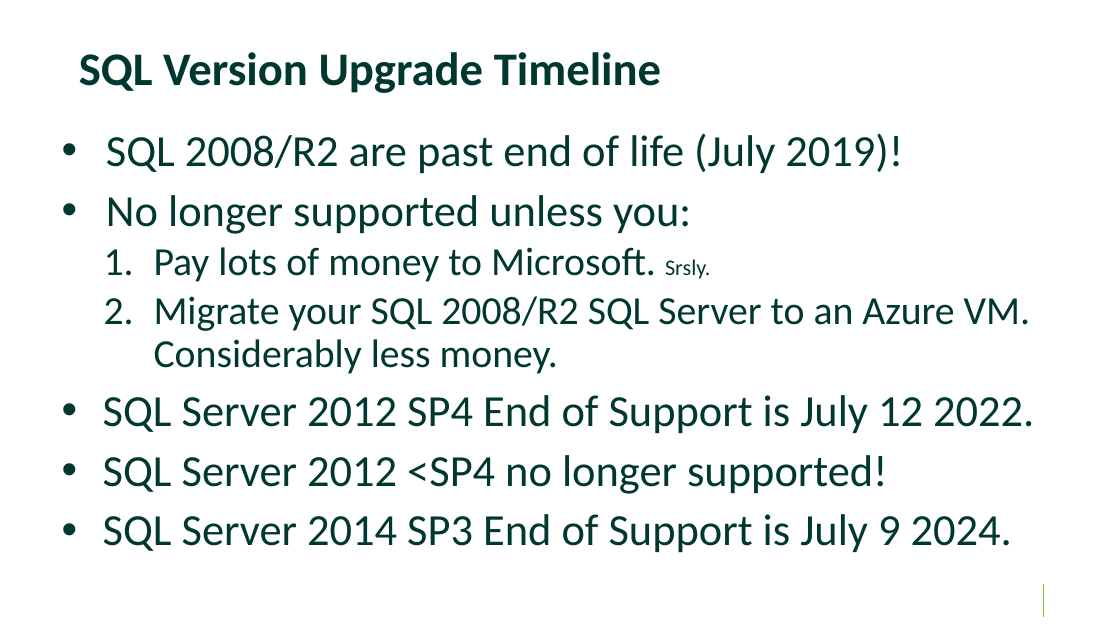
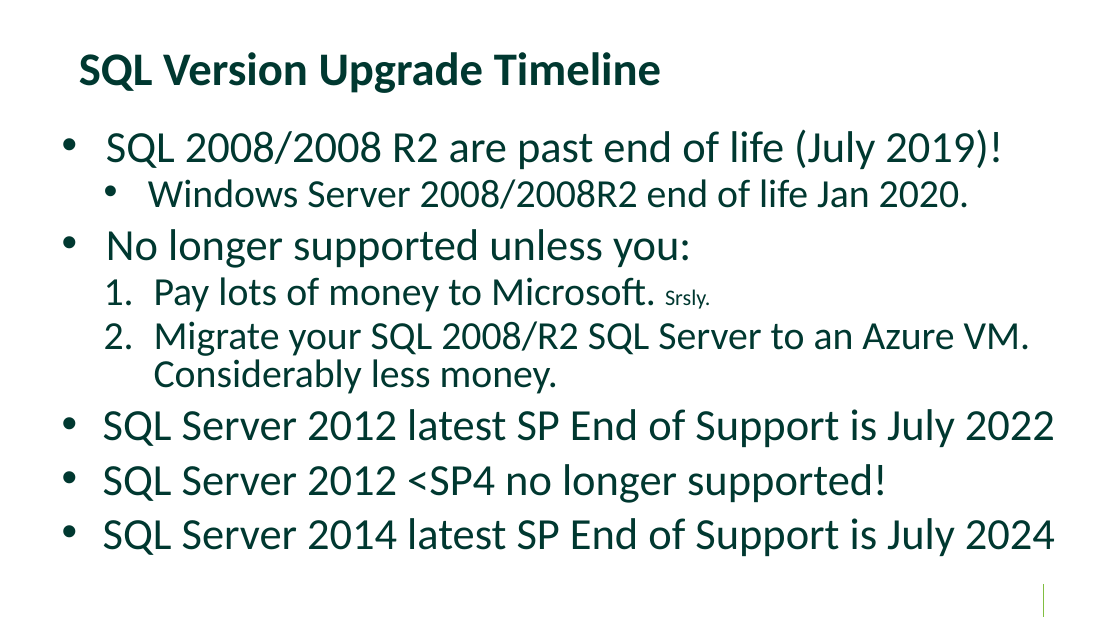
Before and after one commit to williamadba/Public-Presentations, a slide deck: slide 6 of SparkEd/The Business Case for SQL 2019.pptx (slide 7 before the commit). Drawn at 1120x630 pixels with LibreOffice and Linux fonts; fonts in the diff are those of the drawing; background and template pictures are left out. Boxes give left, top, right and bottom in pixels: in the first picture for what was removed or moved away, otherwise in the second. Text is boxed around its words. In the diff, an @@ line names an element or a change of style, - is before the commit and + after.

```diff
--- a/SparkEd/The Business Case for SQL 2019.pptx
+++ b/SparkEd/The Business Case for SQL 2019.pptx
@@ text at [106,129,1003,209]: text changed @@
-• SQL 2008/R2 are past end of life (July 2019)!
+• SQL 2008/2008 R2 are past end of life (July 2019)!
+  • Windows Server 2008/2008R2 end of life Jan 2020.
@@ text at [103,229,1030,503]: line spacing 0.9 to 0.8 @@
@@ text at [103,409,1055,448]: text changed @@
-• SQL Server 2012 SP4 End of Support is July 12 2022.
+• SQL Server 2012 latest SP End of Support is July 2022
@@ text at [103,518,1055,557]: text changed @@
-• SQL Server 2014 SP3 End of Support is July 9 2024.
+• SQL Server 2014 latest SP End of Support is July 2024
```
Also in this commit, not shown: 27 other slides changed, 1 slide removed.
